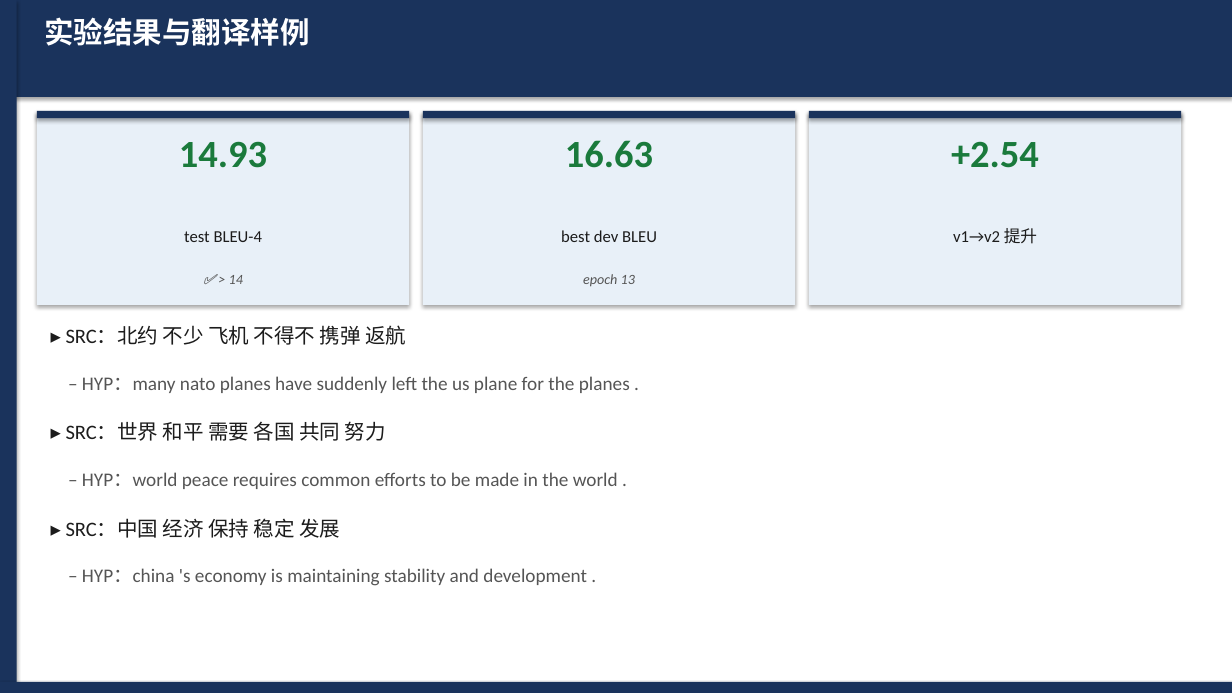
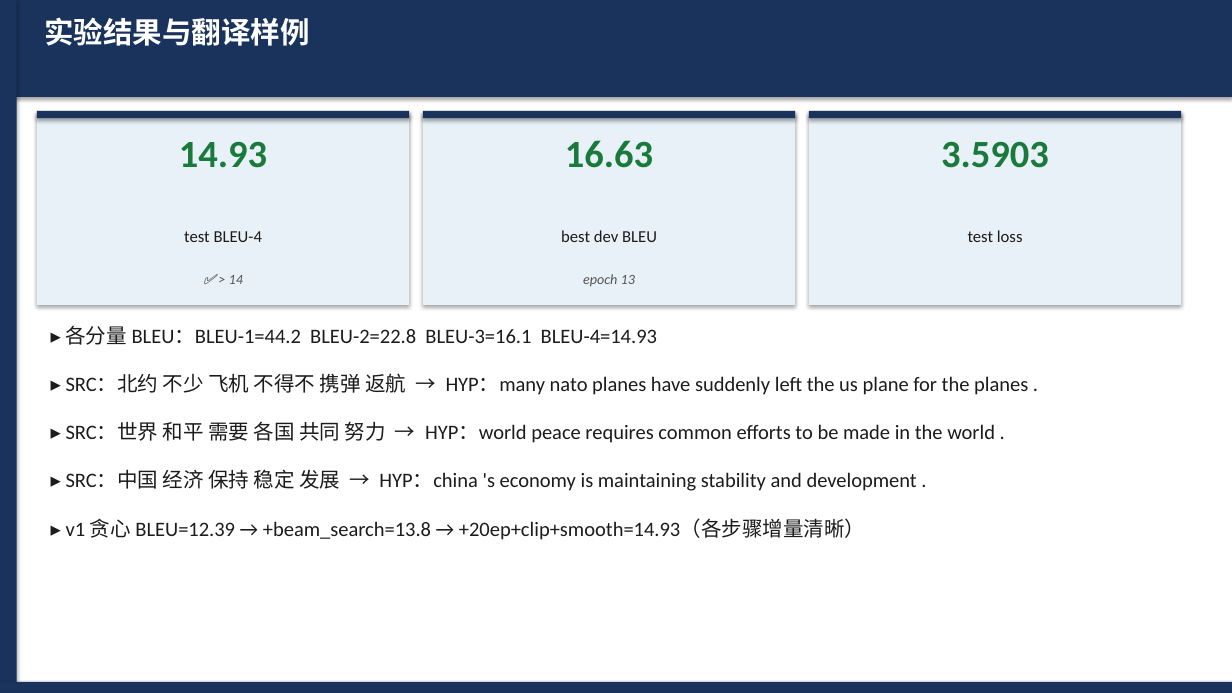
Before and after one commit to WevYang/deep_learning_task, a slide deck: slide 9 of reports/exp4_nmt_transformer.pptx. Drawn at 1232x693 pixels with LibreOffice and Linux fonts; fonts in the diff are those of the drawing. Boxes give left, top, right and bottom in pixels: in the first picture for what was removed or moved away, otherwise in the second. Text is boxed around its words. In the diff, an @@ line names an element or a change of style, - is before the commit and + after.

```diff
--- a/reports/exp4_nmt_transformer.pptx
+++ b/reports/exp4_nmt_transformer.pptx
@@ text at box(941, 141, 1049, 168): text changed @@
-+2.54
+3.5903
@@ text at box(968, 230, 1023, 242): text changed @@
-v1→v2 提升
+test loss
@@ text at box(66, 326, 657, 345): text changed @@
-▸ SRC：北约 不少 飞机 不得不 携弹 返航
+▸ 各分量 BLEU：BLEU-1=44.2 BLEU-2=22.8 BLEU-3=16.1 BLEU-4=14.93
@@ text at box(66, 373, 1028, 395): text changed; size 15 to 16 pt; text colour #555555 to #1C1C1C @@
-– HYP：many nato planes have suddenly left the us plane for the planes .
+▸ SRC：北约 不少 飞机 不得不 携弹 返航 → HYP：many nato planes have suddenly left the us plane for the planes .
@@ text at box(66, 421, 995, 443): text changed @@
-▸ SRC：世界 和平 需要 各国 共同 努力
+▸ SRC：世界 和平 需要 各国 共同 努力 → HYP：world peace requires common efforts to be made in the world .
@@ text at box(66, 469, 917, 491): text changed; size 15 to 16 pt; text colour #555555 to #1C1C1C @@
-– HYP：world peace requires common efforts to be made in the world .
+▸ SRC：中国 经济 保持 稳定 发展 → HYP：china 's economy is maintaining stability and development .
@@ text at box(66, 518, 865, 540): text changed @@
-▸ SRC：中国 经济 保持 稳定 发展
+▸ v1 贪心 BLEU=12.39 → +beam_search=13.8 → +20ep+clip+smooth=14.93（各步骤增量清晰）
@@ text removed at box(82, 568, 587, 586) @@
-– HYP：china 's economy is maintaining stability and development .
```
Also in this commit, not shown: 1 other slide changed, 4 other files.
